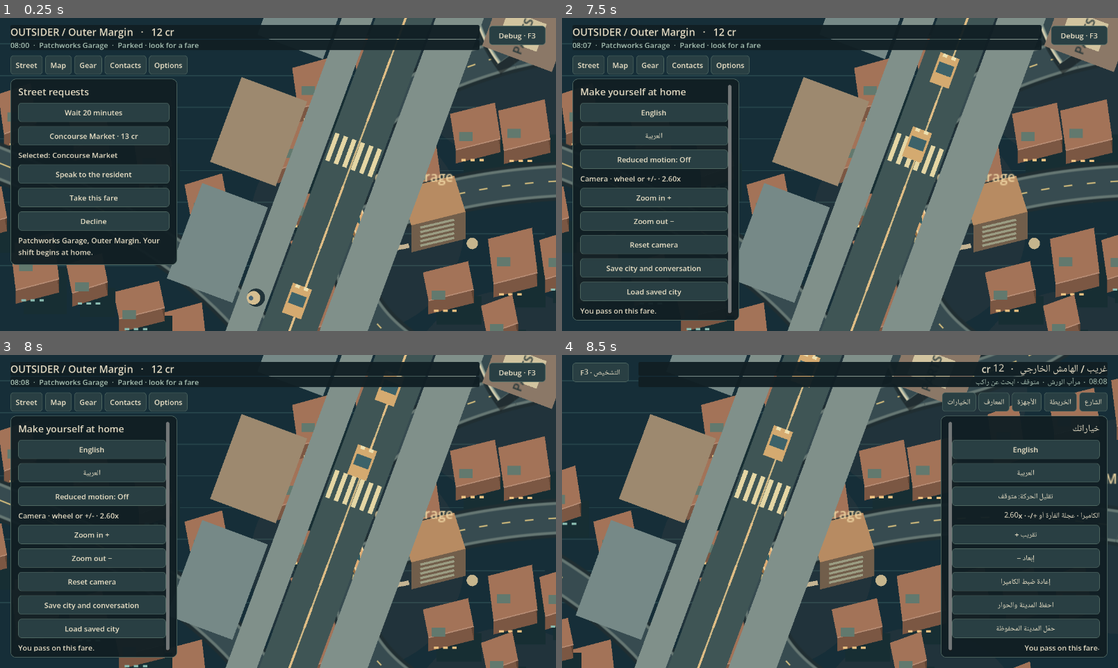
Above: before the commit, frames 1-4 (two rows, left to right).
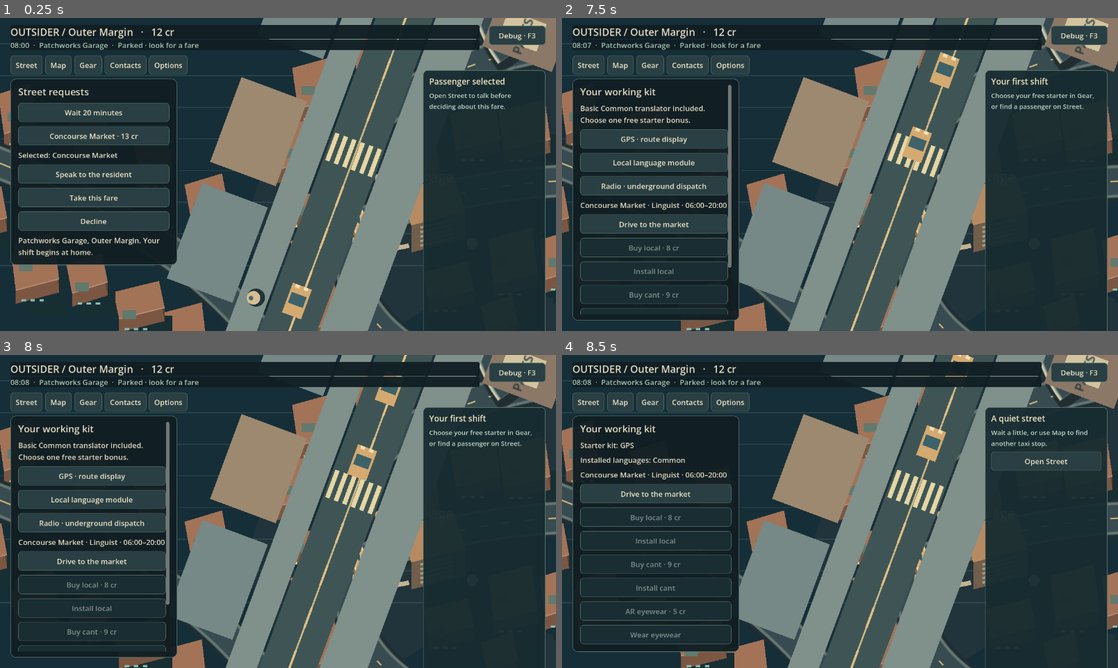
Above: after the commit, the same moments.

Repository: MohamedXIV/outsider-driver-2d
Game: Godot game, scene res://scenes/sandbox.tscn
The game is run twice, just before and just after one commit, with the same random seed, the same clock (stepped at 60 frames per second) and the same inputs.
Inputs (mouse positions are in pixels of both pictures, inside the frame that each line leads up to):
- Up to frame 1 (0.25 s): no input
- Up to frame 2 (7.5 s): click "Debug · F3" at 0.5 s; click "Decline" at 1.25 s; click "Player · F3" at 2 s; click "Street" at 2.75 s; click "Map" at 3.5 s; click "Gear" at 4.25 s; click "Contacts" at 5 s; click "Options" at 5.75 s; click "English" at 6.5 s; click (1045, 124) at 7.25 s, where only the run after the commit has a clickable "Choose starter"
- Up to frame 3 (8 s): no input
- Up to frame 4 (8.5 s): click (656, 477) at 8 s, where only the run after the commit has a clickable "GPS · route display"

The runs differ from the first frame. In frame 1, 11% of the frame differs, in the area x 76-99%, y 16-100%; in frame 2, 19%; in frame 3, 19%; in frame 4, 61%, in the area x 0-100%, y 0-100%.

Commit message:
UI P1: contextual next-step guidance in Player Mode with responsive RTL checks (#50)

Diff:
--- /dev/null
+++ b/scripts/sandbox/sandbox_player_guidance.gd
@@ -0,0 +1,98 @@
+class_name SandboxPlayerGuidance
+extends PanelContainer
+
+# Strictly read-only Player Mode affordance; World owns every real event.
+signal tab_requested(tab_name: String)
+var title_label: Label
+var detail_label: Label
+var action_button: Button
+var _target: String=""
+
+func _ready() -> void:
+	mouse_filter=Control.MOUSE_FILTER_STOP
+	var panel: StyleBoxFlat=StyleBoxFlat.new()
+	panel.bg_color=Color(0.09,0.17,0.19,0.95)
+	panel.border_color=Color("718b7c")
+	panel.set_border_width_all(1)
+	panel.set_corner_radius_all(10)
+	panel.content_margin_left=14;panel.content_margin_right=14
+	panel.content_margin_top=12;panel.content_margin_bottom=12
+	add_theme_stylebox_override("panel",panel)
+	var content: VBoxContainer=VBoxContainer.new()
+	content.add_theme_constant_override("separation",8)
+	add_child(content)
+	title_label=Label.new();title_label.name="ObjectiveTitle"
+	title_label.add_theme_font_size_override("font_size",19)
+	title_label.add_theme_color_override("font_color",Color("f3e5c2"))
+	content.add_child(title_label)
+	detail_label=Label.new();detail_label.name="ObjectiveDetail"
+	detail_label.autowrap_mode=TextServer.AUTOWRAP_WORD_SMART
+	detail_label.add_theme_font_size_override("font_size",15)
+	detail_label.add_theme_color_override("font_color",Color("c1d6c9"))
+	content.add_child(detail_label)
+	action_button=Button.new();action_button.name="OpenContext"
+	action_button.custom_minimum_size.y=44
+	action_button.pressed.connect(func(): tab_requested.emit(_target))
+	content.add_child(action_button)
+
+func present(info: Dictionary, current_tab: String) -> void:
+	if title_label==null: return
+	_target=str(info.get("tab","requests"))
+	title_label.text=str(info.get("title",""))
+	detail_label.text=str(info.get("detail",""))
+	action_button.text=str(info.get("action",""))
+	action_button.visible=_target!=current_tab
+	title_label.text_direction=Control.TEXT_DIRECTION_AUTO
+	detail_label.text_direction=Control.TEXT_DIRECTION_AUTO
+
+static func _place(stop: String, locale: String) -> String:
+	if locale=="ar": return str(SandboxLanguagePresentation.AR_DISTRICTS.get(
+			stop,SandboxRoads.location_name(stop)))
+	return SandboxRoads.location_name(stop)
+
+static func describe(world: SandboxWorld, locale: String,
+		selected_id: String, in_conversation: bool) -> Dictionary:
+	var ar: bool=locale=="ar"
+	if world.rider_initiative.get("status","")=="pending":
+		return {"title":"الراكب يتحدث" if ar else "Passenger speaking",
+			"detail":"لدى الراكب سؤال. افتح الشارع لتقرر هل ترد." if ar
+				else "Your passenger has a question. Open Street to choose a response.",
+			"tab":"requests","action":"افتح الشارع" if ar else "Open Street"}
+	if in_conversation:
+		return {"title":"حوار مع الراكب" if ar else "Passenger conversation",
+			"detail":"تابع الحوار في الشارع، والمدينة مستمرة في الحركة." if ar
+				else "Continue the conversation on Street while the city moves.",
+			"tab":"requests","action":"تابع الحوار" if ar else "Continue dialogue"}
+	if world.is_travelling():
+		var fare: Dictionary=world.offer_by_id(world.active_offer_id)
+		if not fare.is_empty():
+			return {"title":("في الطريق إلى " if ar else "Driving to ")+
+					_place(str(fare["destination"]),locale),
+				"detail":"راجع الراكب والرحلة من الشارع." if ar
+					else "Keep an eye on your passenger; the route continues.",
+				"tab":"requests","action":"الراكب" if ar else "Passenger"}
+		return {"title":"أنت على الطريق" if ar else "On the road",
+			"detail":"افتح الخريطة لمراجعة وجهتك والطريق." if ar
+				else "Open Map to inspect your destination and route.",
+			"tab":"map","action":"الخريطة" if ar else "Open Map"}
+	var selected: Dictionary=world.offer_by_id(selected_id)
+	if not selected.is_empty() and selected.get("origin","")==world.player_district:
+		return {"title":"راكب محدد" if ar else "Passenger selected",
+			"detail":"افتح الشارع وتحدث معه قبل قرار التوصيلة." if ar
+				else "Open Street to talk before deciding about this fare.",
+			"tab":"requests","action":"تحدث" if ar else "Talk"}
+	if world.starter_device.is_empty():
+		return {"title":"بداية ورديتك" if ar else "Your first shift",
+			"detail":"اختر إضافة البداية المجانية من الأجهزة، أو ابحث عن راكب." if ar
+				else "Choose your free starter in Gear, or find a passenger on Street.",
+			"tab":"gear","action":"افتح الأجهزة" if ar else "Choose starter"}
+	for offer in world.open_offers():
+		if offer.get("origin","")==world.player_district:
+			return {"title":"ركاب قريبون" if ar else "Passengers nearby",
+				"detail":"اختر طلبًا في الشارع لبدء الحديث." if ar
+					else "Choose a Street request to start a conversation.",
+				"tab":"requests","action":"افتح الطلبات" if ar else "See requests"}
+	return {"title":"الشارع هادئ" if ar else "A quiet street",
+		"detail":"انتظر قليلًا أو افتح الخريطة للبحث عن موقف آخر." if ar
+			else "Wait a little, or use Map to find another taxi stop.",
+		"tab":"requests","action":"افتح الشارع" if ar else "Open Street"}
--- a/scripts/sandbox/sandbox_player_ui.gd
+++ b/scripts/sandbox/sandbox_player_ui.gd
@@ -13,6 +13,7 @@
 var _scroll: ScrollContainer
 var _portrait: SandboxPassengerView
 var _portrait_title: Label
+var _guide: SandboxPlayerGuidance
 var _tabs: GridContainer
 var _mode: Button
 var _actions: Dictionary = {}
@@ -66,6 +67,8 @@
 	_body=VBoxContainer.new();_body.size_flags_horizontal=Control.SIZE_EXPAND_FILL;_body.add_theme_constant_override("separation",10);_scroll.add_child(_body)
 	_portrait=SandboxPassengerView.new();root.add_child(_portrait);_portrait.mouse_filter=Control.MOUSE_FILTER_IGNORE
 	_portrait_title=Label.new();root.add_child(_portrait_title);_portrait_title.horizontal_alignment=HORIZONTAL_ALIGNMENT_CENTER
+	_guide=SandboxPlayerGuidance.new();_guide.name="PlayerGuidance";root.add_child(_guide)
+	_guide.tab_requested.connect(_tab)
 	get_viewport().size_changed.connect(_layout)
 	_layout()
 
@@ -88,11 +91,15 @@
 	_body.custom_minimum_size.x=_panel.size.x-40
 	_portrait.position=Vector2(area.x-230,120);_portrait.size=Vector2(200,190)
 	_portrait_title.position=Vector2(area.x-250,315);_portrait_title.size=Vector2(240,35)
+	_guide.position=Vector2(area.x-306,365 if _portrait.visible else 120)
+	_guide.size=Vector2(282,0)
+	_guide.visible=not debug_mode and area.x>=820 and area.y>=570
 	_header.add_theme_font_size_override("font_size",20 if area.x<600 else 23)
 	_header.size.x=area.x-48 if area.x<600 else area.x-200
 	_hint.size.x=_header.size.x
 	_header.clip_text=true;_hint.clip_text=true
-	call_deferred("_fit_panel");call_deferred("_publish")
+	_last_signature=""
+	call_deferred("sync");call_deferred("_fit_panel");call_deferred("_publish")
 
 func toggle_debug() -> void:
 	debug_mode=not debug_mode
@@ -159,6 +166,11 @@
 	_portrait.visible=not debug_mode and not speaker.is_empty() and get_viewport().get_visible_rect().size.x>=600
 	_portrait_title.visible=_portrait.visible
 	_portrait_title.text=trp("Passenger · ","الراكب · ")+str(speaker.get("language","")).capitalize()
+	var objective: Dictionary=SandboxPlayerGuidance.describe(world,locale,controller._selected_id,conversation!=null)
+	_guide.present(objective,tab)
+	var area: Vector2=get_viewport().get_visible_rect().size
+	_guide.visible=not debug_mode and area.x>=820 and area.y>=570
+	_guide.position=Vector2(area.x-306,365 if _portrait.visible else 120)
 	var context: Array=[]
 	match tab:
 		"requests":
@@ -186,6 +198,8 @@
 	if debug_mode:
 		call_deferred("_publish")
 		return
+	if tab=="requests" and area.x<820 and conversation==null:
+		_label(str(objective["title"])+" · "+str(objective["detail"]))
 	if conversation!=null and tab=="requests":
 		_label(trp("In the passenger seat","في مقعد الراكب"),true)
 		var line: Label=_label(controller._dialogue_text.text)
--- /dev/null
+++ b/tests/test_player_guidance_scene.gd
@@ -0,0 +1,49 @@
+extends SceneTree
+
+# Contextual guidance never changes World; the actual tab button navigates.
+func _initialize() -> void: call_deferred("_run")
+func _run() -> void:
+	root.size=Vector2i(1280,720)
+	var scene: Node=load("res://scenes/sandbox.tscn").instantiate()
+	root.add_child(scene);scene.set_process(false)
+	for frame in range(4): await process_frame
+	var ui: SandboxPlayerUI=scene._player_ui
+	var guide: SandboxPlayerGuidance=ui._guide
+	assert(guide!=null and guide.visible)
+	assert(guide.title_label.text.length()>0)
+	assert(guide.action_button.custom_minimum_size.y>=44)
+	var before: Dictionary=scene._world.snapshot()
+	var objective: Dictionary=SandboxPlayerGuidance.describe(
+			scene._world,"en",scene._selected_id,false)
+	assert(objective.has("title") and objective.has("detail") and objective.has("tab"))
+	assert(scene._world.snapshot()==before)
+	var target: String=str(objective["tab"])
+	assert(guide.action_button.visible==(ui.tab!=target))
+	if guide.action_button.visible:
+		guide.action_button.pressed.emit()
+		assert(ui.tab==target,"Quick action must switch the actual Player Mode tab")
+		assert(scene._world.snapshot()==before)
+	ui._tab("requests")
+	var en: Dictionary=SandboxPlayerGuidance.describe(scene._world,"en","",false)
+	var ar: Dictionary=SandboxPlayerGuidance.describe(scene._world,"ar","",false)
+	assert(ar["title"]!=en["title"] and ar["tab"]==en["tab"])
+	var sample: SandboxWorld=SandboxWorld.new(8)
+	sample.rider_initiative={"status":"pending"}
+	var cue: Dictionary=SandboxPlayerGuidance.describe(sample,"en","",false)
+	assert(cue["tab"]=="requests" and not str(cue["detail"]).contains("accent"))
+	scene._on_language_locale("ar");ui.sync()
+	assert(ui.root.layout_direction==Control.LAYOUT_DIRECTION_RTL)
+	root.size=Vector2i(480,760)
+	for frame in range(6): await process_frame
+	assert(not guide.visible,"No floating panel over compact touch controls")
+	assert(ui._panel.position.x+ui._panel.size.x<=480)
+	assert(ui._actions.has("wait") or scene._world.is_travelling())
+	assert(ui._body.get_children().any(func(child: Node)->bool:
+		return child is Label and str(child.text).contains(str(
+			SandboxPlayerGuidance.describe(scene._world,"ar",scene._selected_id,
+				scene._conversation!=null)["title"]))))
+	ui.toggle_debug();assert(not guide.visible)
+	ui.toggle_debug();assert(not guide.visible)
+	assert(scene._world.snapshot()==before,"Presentation never mutates the world")
+	print("PLAYER_GUIDANCE_SCENE_PASS native read-only objective, tab navigation, RTL and compact layout")
+	quit()
Not shown, added: docs/R05_PLAYER_GUIDANCE.md
